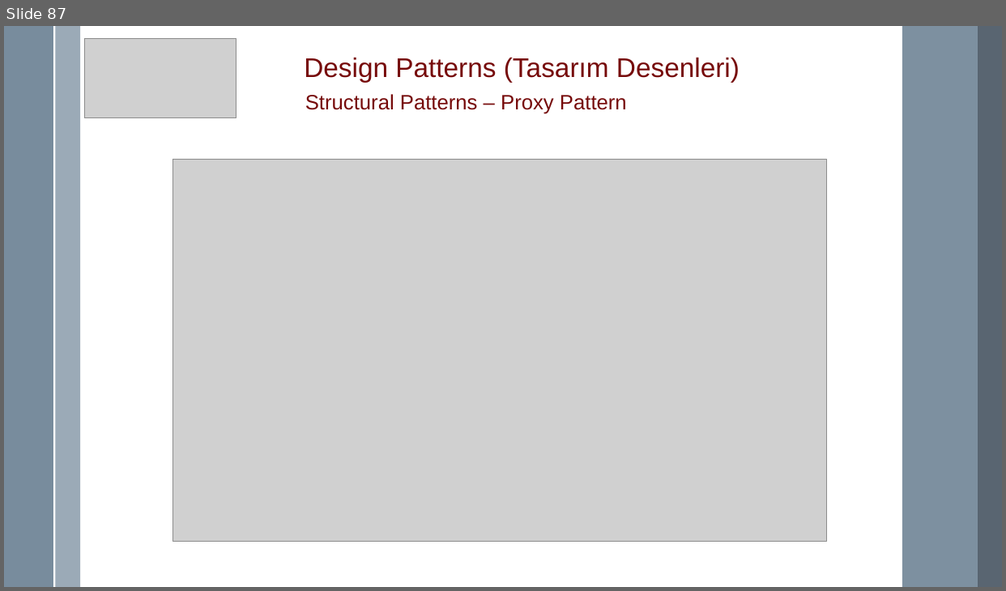
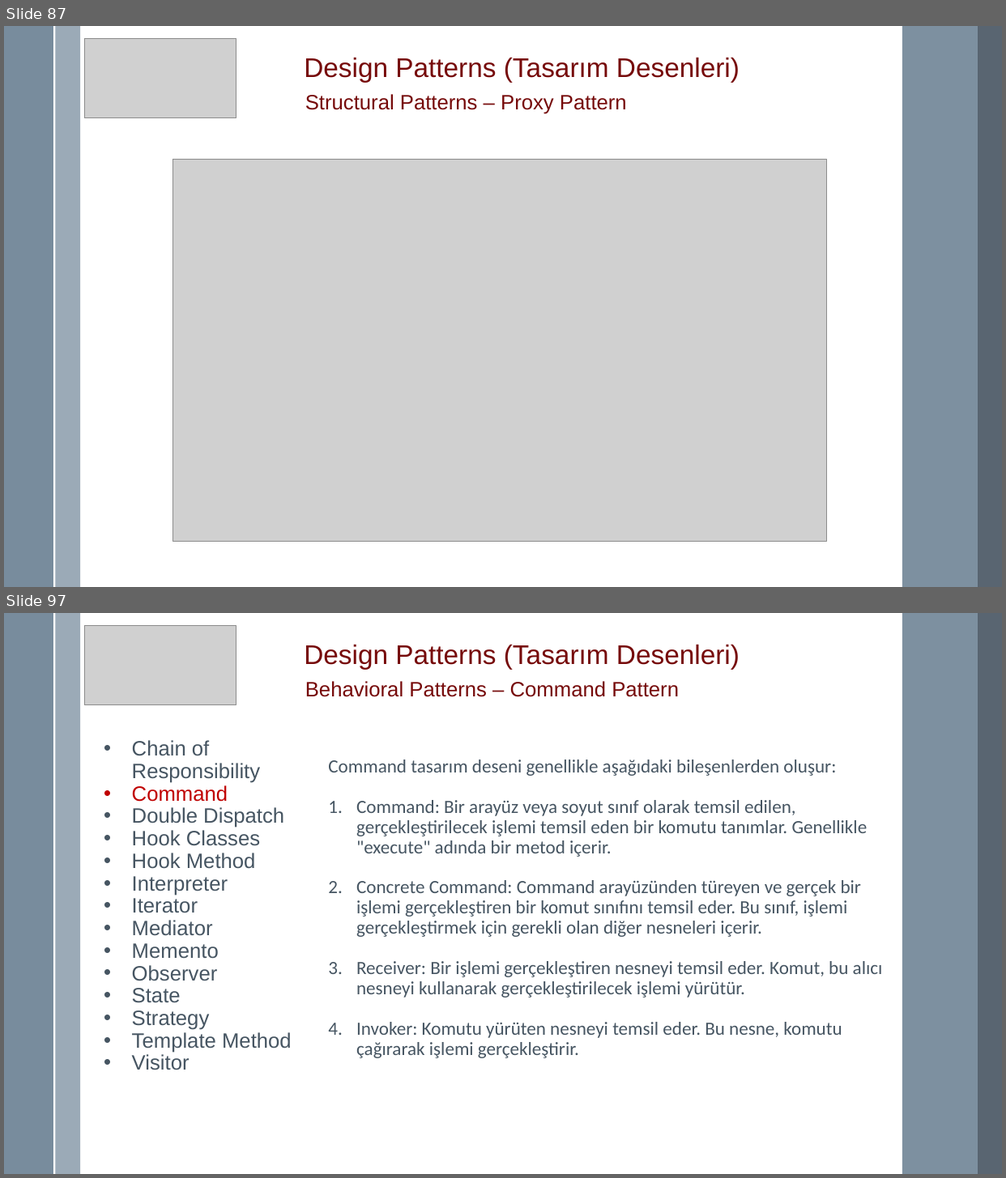
Before and after one commit to mremregok/DesignPattern, a slide deck: Design Pattern.pptx. Shown one above the other, each under a label of ours: slide 87 before the commit, slides 87 and 97 after it; the slides between them are not shown. The pictures are 1006x591 and 1006x1178 pixels, drawn with LibreOffice and Linux fonts; fonts in the diff are those of the drawing; grey boxes stand for pictures. Boxes give left, top, right and bottom in pixels: in the first picture for what was removed or moved away, otherwise in the second. Text is boxed around its words. In the diff, an @@ line names an element or a change of style, - is before the commit and + after.

Commit message:
Davranışsal tasarım desenlerinden Chain of Responsibility ve Command eklendi.

```diff
--- a/Design Pattern.pptx
+++ b/Design Pattern.pptx
@@ slide 97 added at <box>4,613,1002,1174</box>, background #FFFFFF; not listed: 5 template elements that a slide beside it also shows @@
@@ picture added at <box>84,626,236,705</box> @@
@@ text added at <box>304,644,739,669</box>, 26 pt, text #760A0A @@
+Design Patterns (Tasarım Desenleri)
@@ text added at <box>305,681,679,697</box>, 20 pt, text #760A0A @@
+Behavioral Patterns – Command Pattern
@@ text added at <box>132,740,292,1071</box>, 20 pt, text #465562 @@
+• Chain of Responsibility
+• Command
+• Double Dispatch
+• Hook Classes
+• Hook Method
+• Interpreter
+• Iterator
+• Mediator
+• Memento
+• Observer
+• State
+• Strategy
+• Template Method
+• Visitor
@@ text added at <box>328,760,883,1059</box>, 18 pt, text #465562 @@
+Command tasarım deseni genellikle aşağıdaki bileşenlerden oluşur:
+1. Command: Bir arayüz veya soyut sınıf olarak temsil edilen, gerçekleştirilecek işlemi temsil eden bir komutu tanımlar. Genellikle "execute" adında bir metod içerir.
+2. Concrete Command: Command arayüzünden türeyen ve gerçek bir işlemi gerçekleştiren bir komut sınıfını temsil eder. Bu sınıf, işlemi gerçekleştirmek için gerekli olan diğer nesneleri içerir.
+3. Receiver: Bir işlemi gerçekleştiren nesneyi temsil eder. Komut, bu alıcı nesneyi kullanarak gerçekleştirilecek işlemi yürütür.
+4. Invoker: Komutu yürüten nesneyi temsil eder. Bu nesne, komutu çağırarak işlemi gerçekleştirir.
```
Also in this commit, not shown: 13 other slides added, 18 other files.
